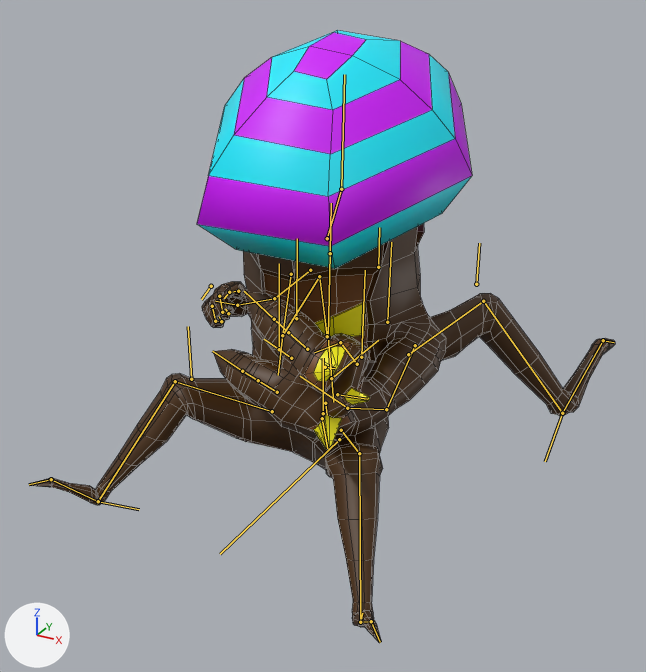
Before and after pictures for a commit that changed the Blender file Models/Enemies/Oaken.blend.
Rendered twice from a camera (50 mm lens) standing at (2.6, -4.97, 3.27) and looking at (-0.09, -0.09, 0.83). Every picture has the same lights, and +X, +Y and +Z are marked at lower left. Both versions are drawn at frame 16 of the action 'OakenAttack'; the numbers are the values there. The bones that bend it are drawn over the model as lines. Mesh edges are drawn as thin lines.

The first picture shows 'Eye', 'Mushroom', 'Oaken'.
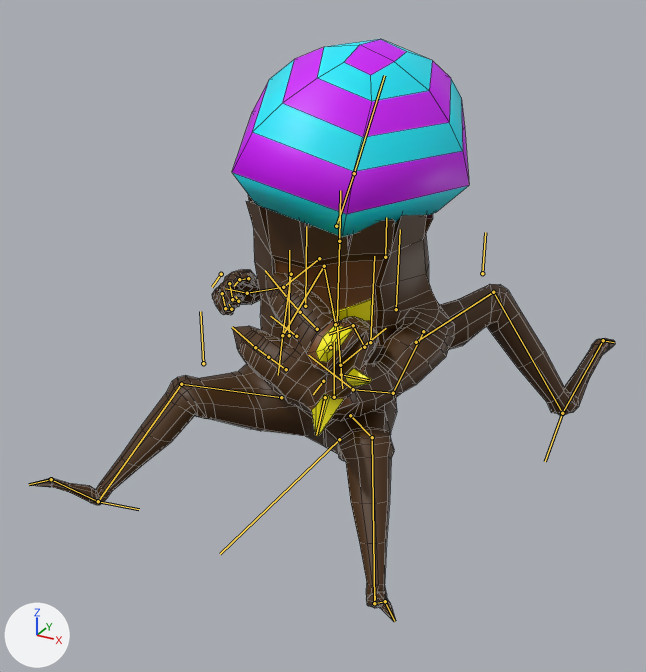
Location of each change, [x1, y1, x2, y2] in pixels of the pictures (646 x 672 px):
'Oaken', posed: before [30, 223, 615, 643]; after [30, 195, 615, 622]
'Mushroom', posed: before [197, 30, 472, 269]; after [232, 39, 469, 237]
'Eye', posed (15% narrower, 35% shorter): before [315, 302, 366, 338]; after [331, 298, 374, 321]
bone 'MASTER', root to tip: before (331, 378) to (378, 340); after (340, 365) to (386, 328)
bone 'MushroomBase', root to tip: before (327, 238) to (341, 189); after (336, 226) to (354, 173)
bone 'MushroomTop', root to tip: before (341, 189) to (344, 74); after (354, 173) to (384, 75)
bone 'Arm.L', root to tip: before (415, 345) to (386, 409); after (423, 331) to (393, 393)
bone 'Forearm.L', root to tip: before (386, 409) to (347, 408); after (393, 393) to (353, 389)
bone 'Hand.L', root to tip: before (347, 408) to (300, 376); after (353, 389) to (308, 355)
bone 'CTRL_Spikes', root to tip: before (325, 403) to (327, 415); after (323, 381) to (313, 394)
bone 'IKRootFront.L', root to tip: before (360, 622) to (362, 613); after (374, 603) to (375, 596)

What the commit changed:
Bone 'MASTER' (bone_master) moves from (-0.01, -0.12, -0.05) to (0.0, 0.0, 0.0).
Bone 'MushroomBase' (bone_mushroombase) turns from (3, 2, -4) to (0, 0, 0) degrees about its own x, y and z.
Bone 'MushroomTop' (bone_mushroomtop) turns from (-2, 5, -3) to (0, 0, 0) degrees about its own x, y and z.
Bone 'Eye' (bone_eye) is rescaled from (0.98, 0.76, 0.98) to (0.87, 0.51, 0.87).
Bone 'Arm.L' (bone_arm_l) turns from (-38, -8, -54) to (-39, -8, -56) degrees about its own x, y and z.
Bone 'Forearm.L' (bone_forearm_l) turns from (-4, -18, -17) to (-6, -18, -18) degrees about its own x, y and z.
Bone 'Hand.L' (bone_hand_l) turns from (-23, -41, -43) to (-26, -43, -42) degrees about its own x, y and z.
Bone 'CTRL_Spikes' (bone_ctrl_spikes) is rescaled from (0.89, 1.75, 0.89) to (1.0, 2.33, 1.0).
Bone 'IKRootFront.L' (bone_ikrootfront_l) moves from (-0.18, 0.18, -0.28) to (-0.13, 0.33, -0.25).
Bone 'CTRL_Transformation' (bone_ctrl_transformation) moves from (0.0, 1.66, 0.0) to (0.0, 1.24, 0.0).
